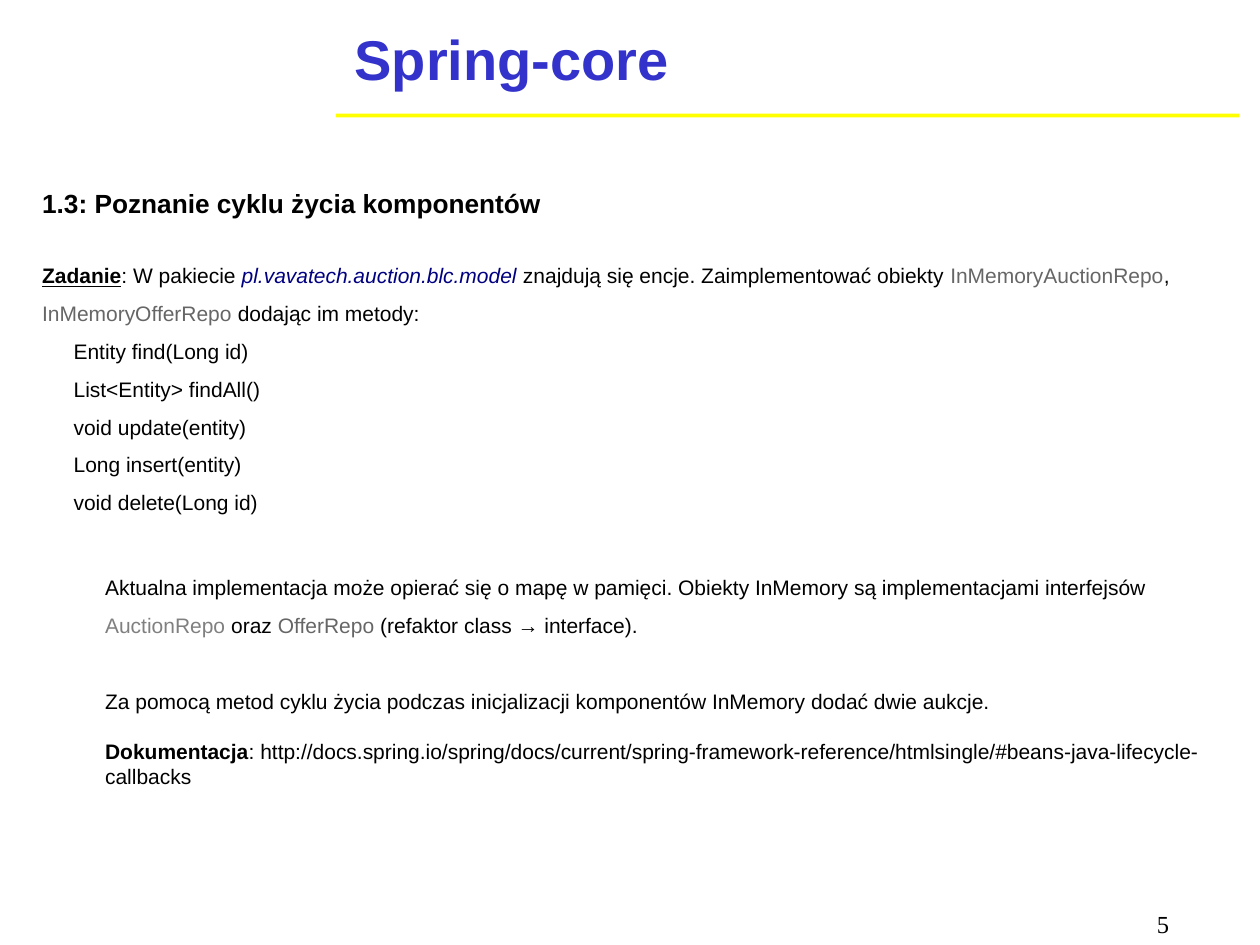
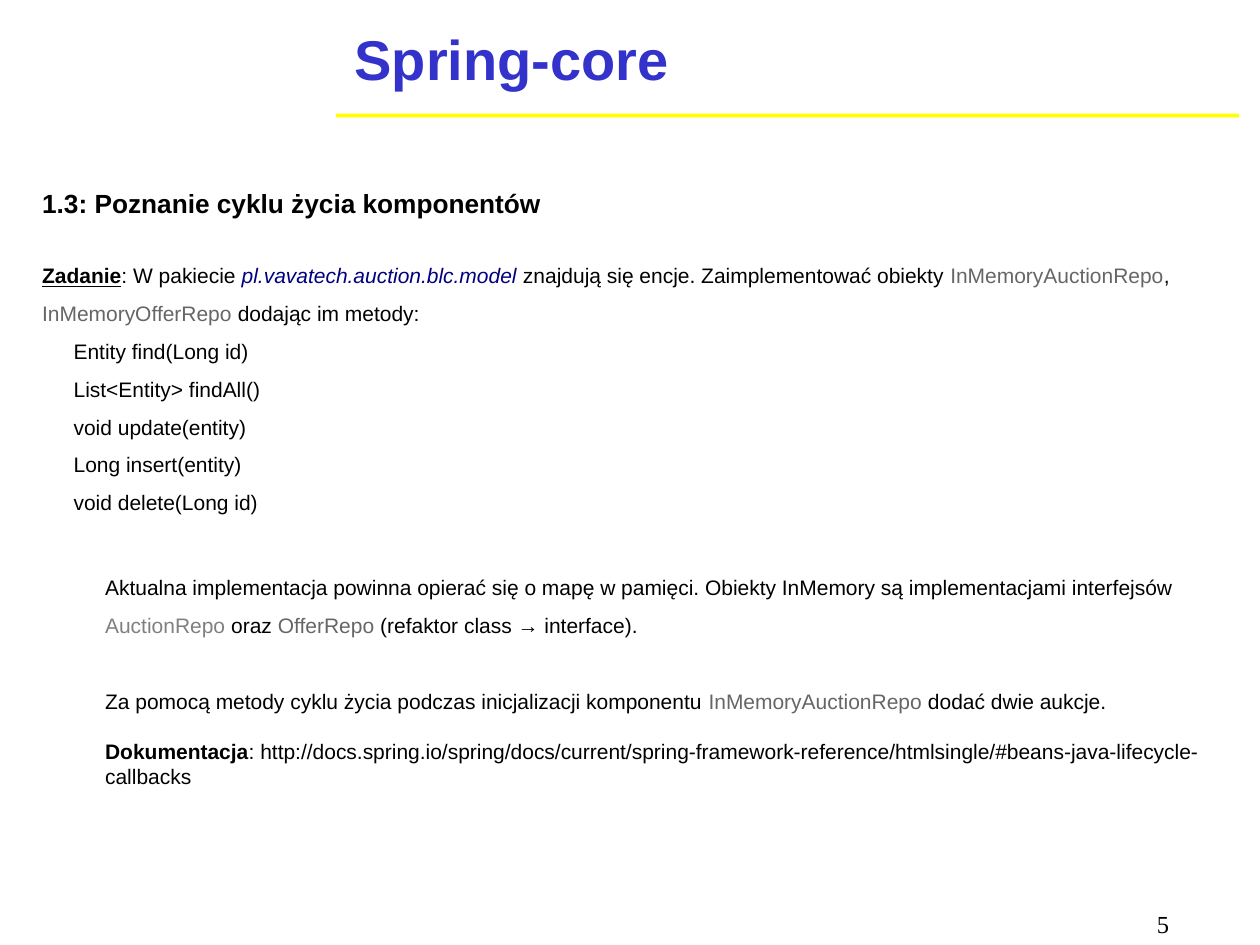
Before and after one commit to tlmikulski/spring-auction, a slide deck: slide 5 of Spring MVC.odp. Drawn at 1260x945 pixels with LibreOffice and Linux fonts; fonts in the diff are those of the drawing; background and template pictures are left out. Boxes give left, top, right and bottom in pixels: in the first picture for what was removed or moved away, otherwise in the second. Text is boxed around its words. In the diff, an @@ line names an element or a change of style, - is before the commit and + after.

```diff
--- a/Spring MVC.odp
+++ b/Spring MVC.odp
@@ text at (105, 579, 1172, 713): text changed @@
-Aktualna implementacja może opierać się o mapę w pamięci. Obiekty InMemory są implementacjami interfejsów AuctionRepo oraz OfferRepo (refaktor class → interface).
-Za pomocą metod cyklu życia podczas inicjalizacji komponentów InMemory dodać dwie aukcje.
+Aktualna implementacja powinna opierać się o mapę w pamięci. Obiekty InMemory są implementacjami interfejsów AuctionRepo oraz OfferRepo (refaktor class → interface).
+Za pomocą metody cyklu życia podczas inicjalizacji komponentu InMemoryAuctionRepo dodać dwie aukcje.
```
Also in this commit, not shown: 5 other slides changed, 1 other file.
